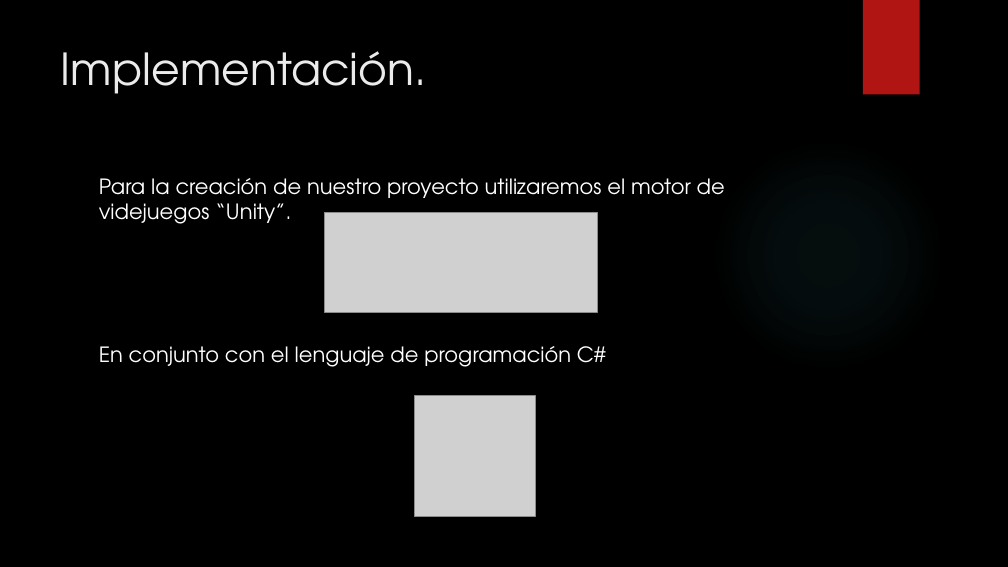
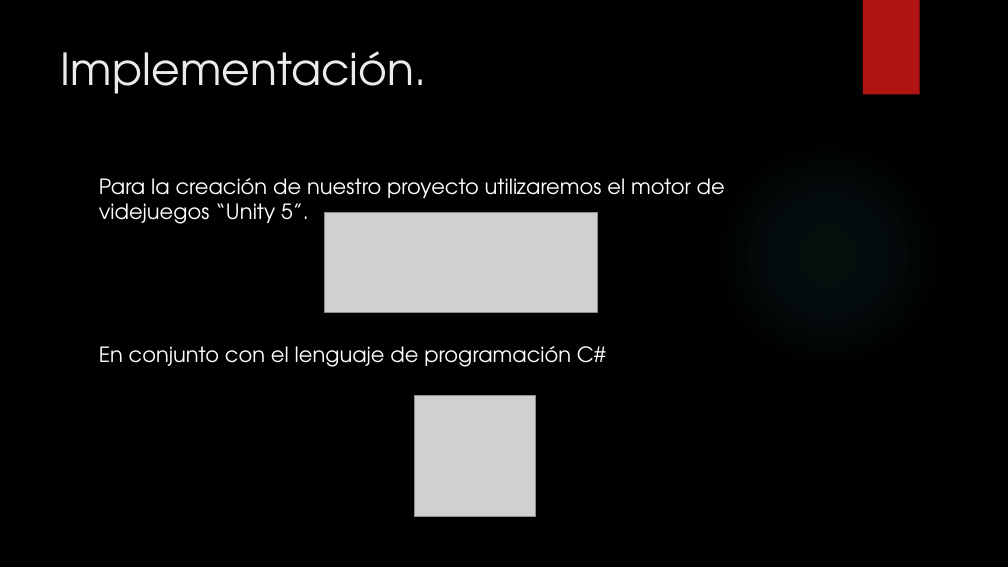
Before and after one commit to lucaszx/GameGOT, a slide deck: slide 3 of Presentacion de diagramas.pptx. Drawn at 1008x567 pixels with LibreOffice and Linux fonts; fonts in the diff are those of the drawing; grey boxes stand for pictures; background and template pictures are left out. Boxes give left, top, right and bottom in pixels: in the first picture for what was removed or moved away, otherwise in the second. Text is boxed around its words. In the diff, an @@ line names an element or a change of style, - is before the commit and + after.

```diff
--- a/Presentacion de diagramas.pptx
+++ b/Presentacion de diagramas.pptx
@@ text at (99,178,725,224): text changed @@
-Para la creación de nuestro proyecto utilizaremos el motor de videjuegos “Unity”.
+Para la creación de nuestro proyecto utilizaremos el motor de videjuegos “Unity 5”.
```
Also in this commit, not shown: 1 other slide changed, 1 other file.
